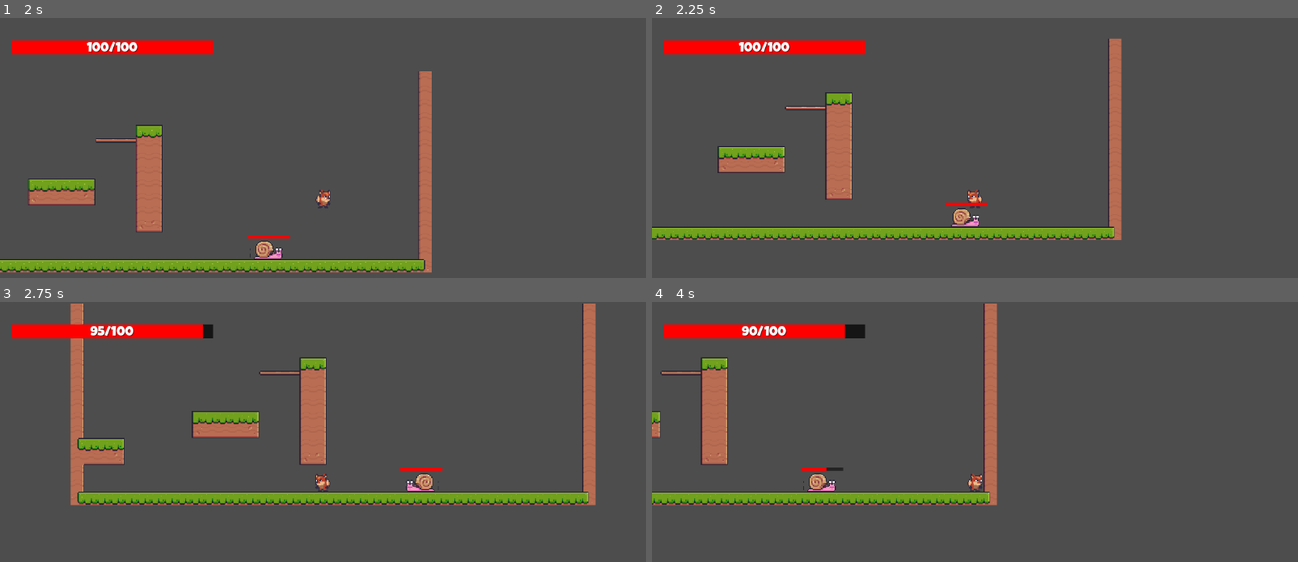
Above: before the commit, frames 1-4 (two rows, left to right).
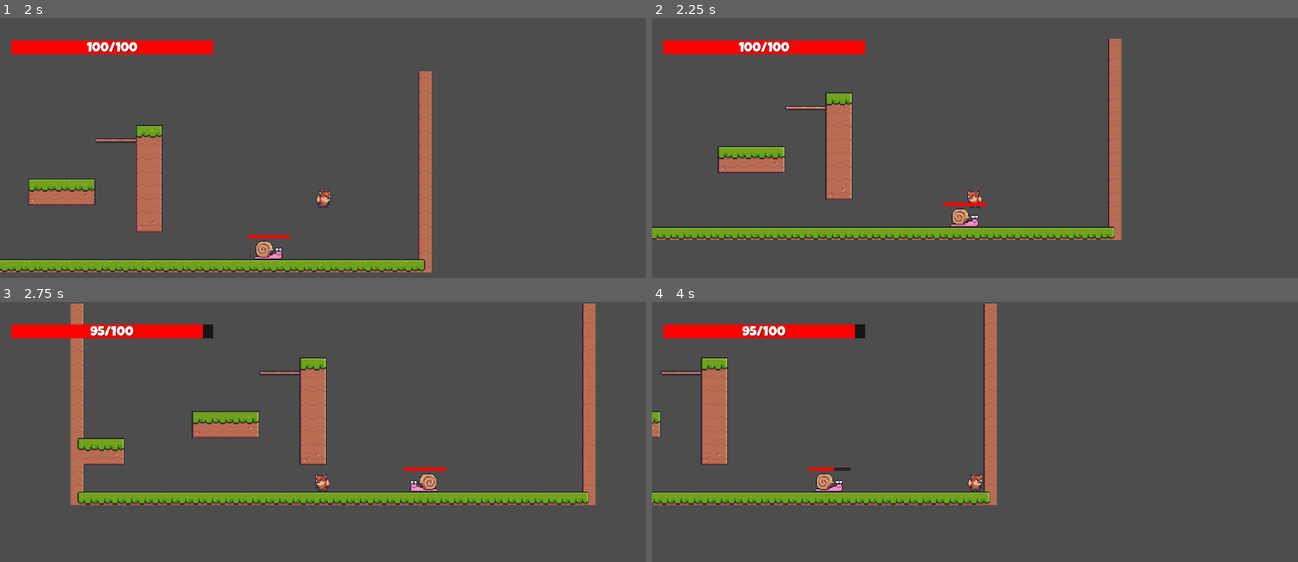
Above: after the commit, the same moments.

Repository: BrownJason/Godot-Testing
Game: Godot game, scene res://scenes/level/level.tscn
Two runs of this game, one before a commit and one after it. Both use one fixed random seed, a clock stepped at 60 frames per second and the inputs below.
Inputs (mouse positions are in pixels of both pictures, inside the frame that each line leads up to):
- Up to frame 1 (2 s): tap Enter at 0.5 s; move the mouse to (465, 181) at 0.52 s; hold D (move_right) from 0.53 s (still down); click (465, 181) at 0.6 s; tap Space (jump) at 0.77, 1.52 s; move the mouse to (193, 218) at 1.27 s; click (193, 218) at 1.35 s
- Up to frame 2 (2.25 s): move the mouse to (1039, 119) at 2.02 s; release D (move_right) at 2.03 s; hold A (move_left) from 2.03 s (still down); click (1039, 119) at 2.1 s
- Up to frame 3 (2.75 s): keep holding A (move_left)
- Up to frame 4 (4 s): move the mouse to (942, 556) at 2.77 s; release A (move_left) at 2.78 s; hold D (move_right) from 2.78 s (still down); click (942, 556) at 2.85 s; tap Space (jump) at 3.02, 3.77 s; move the mouse to (1168, 538) at 3.52 s; click (1168, 538) at 3.6 s

Frame 1 is identical in both runs. In frame 2, 0.1% of the frame differs, in the area x 45-52%, y 70-81%; in frame 3, 0.2%; in frame 4, 0.6%, in the area x 13-32%, y 8-73%.

Commit message:
Fix issue with enemy dealing damage over time period

Diff:
--- a/Base_Enemy.gd
+++ b/Base_Enemy.gd
@@ -8,6 +8,7 @@
 var player: Player
 @onready var sprite_2d = $Sprite2D
 @onready var damage_label = $DamageLabel
+var body_within_attack_range: bool = false
 
 signal facing_dir_changed(facing_right: bool)
 
@@ -17,15 +18,19 @@
 
 func _process(delta):
 	velocity = Vector2.ZERO
-	if player:
+	if player and global_position.distance_to(player.global_position) > 40:
 		move_comp.enemy_chase(self, player, delta)
 		velocity.y = 0
+
 
 	if velocity.x != 0 and !player:
 		move_toward(velocity.x, 0.0, delta)
 
 	move_and_slide()
 	update_facing_dir()
+
+	if body_within_attack_range and player != null and damage_comp._can_deal_damage:
+		damage_comp.deal_damage_on_hit(player)
 
 func update_facing_dir():
 	if velocity.x < 0:
@@ -46,6 +51,9 @@
 	player = null
 
 func _on_hit_box_body_entered(body):
-	print(body)
 	if body == player:
-		damage_comp.deal_damage_on_hit(body)
+		body_within_attack_range = true
+
+func _on_hit_box_body_exited(body):
+	if body == player:
+		body_within_attack_range = false
--- a/scenes/base_entitys/base_enemy.tscn
+++ b/scenes/base_entitys/base_enemy.tscn
@@ -50,6 +50,7 @@
 
 [node name="CooldownTimer" type="Timer" parent="DamageComponent"]
 wait_time = 1.5
+one_shot = true
 
 [node name="MovementComponent" type="Node" parent="."]
 script = ExtResource("4_2dg02")
@@ -103,3 +104,4 @@
 [connection signal="body_entered" from="ChaseZone" to="." method="_on_area_2d_body_entered"]
 [connection signal="body_exited" from="ChaseZone" to="." method="_on_area_2d_body_exited"]
 [connection signal="body_entered" from="HitBox" to="." method="_on_hit_box_body_entered"]
+[connection signal="body_exited" from="HitBox" to="." method="_on_hit_box_body_exited"]
--- a/scenes/components/damage/damage_component.gd
+++ b/scenes/components/damage/damage_component.gd
@@ -12,17 +12,21 @@
 
 var _can_deal_damage: bool = true
 
+func _ready():
+	cooldown_timer.timeout.connect(_on_cooldown_timer_timeout)
+
 # Deal damage to any body that has take_damage method on hit
 func deal_damage_on_hit(body: CharacterBody2D):
-	if body.has_method("take_damage") and _can_deal_damage:
+	if body.has_method("take_damage"):
 		body.take_damage(_damage_amount)
-		cooldown_timer.start()
+		self.cooldown_timer.start()
+		self._can_deal_damage = false
 
 #
 func increase_damage_by_level(level: int) -> float:
 	_damage_amount *= 1.2
 	return _damage_amount
 
-
 func _on_cooldown_timer_timeout():
-	_can_deal_damage = true
+	if get_parent() != null:
+		self._can_deal_damage = true
--- a/scenes/components/health/health_component.gd
+++ b/scenes/components/health/health_component.gd
@@ -22,7 +22,6 @@
 
 # Entity takes damage
 func take_damage(damage: float)  -> void:
-	print(damage)
 	_health -= damage
 	if _health <= 0:
 		die()
--- a/scenes/player/player.gd
+++ b/scenes/player/player.gd
@@ -23,8 +23,10 @@
 
 	move_comp.player_movement(delta, self)
 
-	if enemy and Input.is_action_just_pressed("attack"):
+	if enemy != null and Input.is_action_just_pressed("attack"):
 		damage_comp.deal_damage_on_hit(enemy)
+	elif Input.is_action_just_pressed("attack"):
+		pass
 
 	move_and_slide()
 	update_facing_dir()
